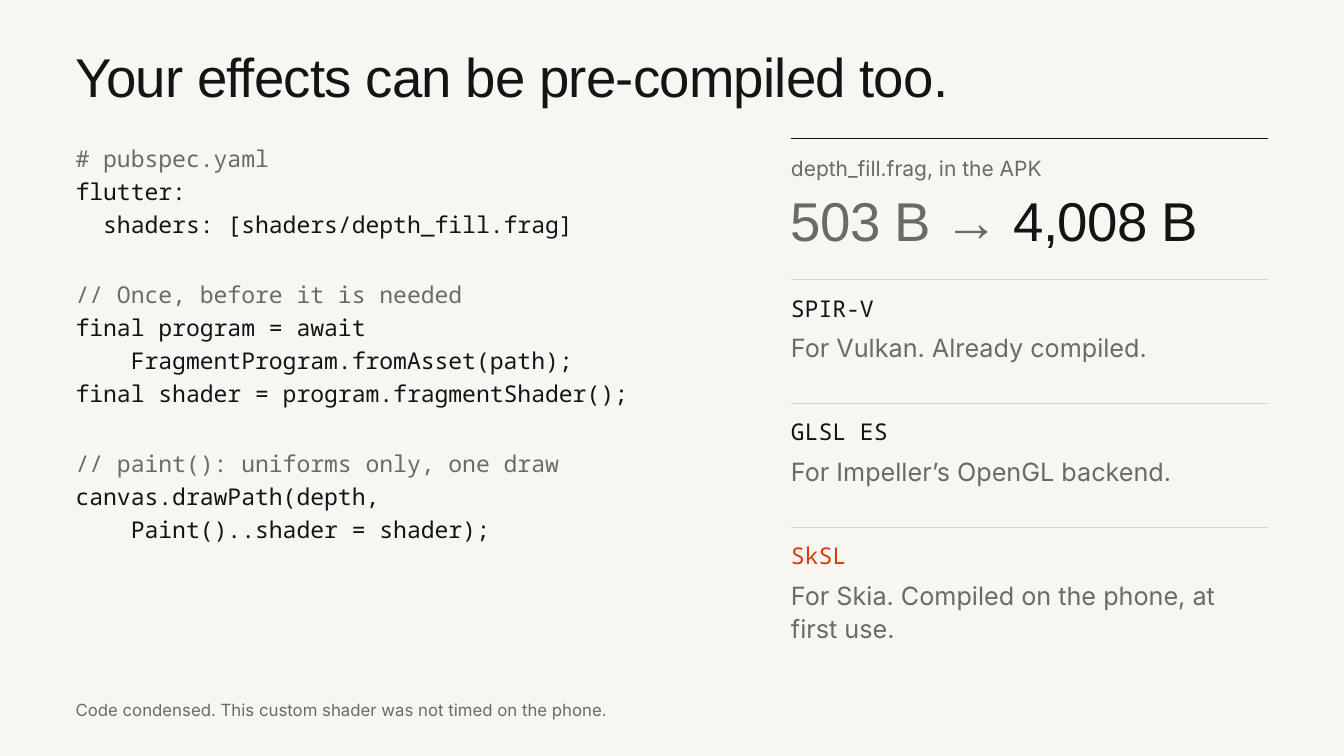
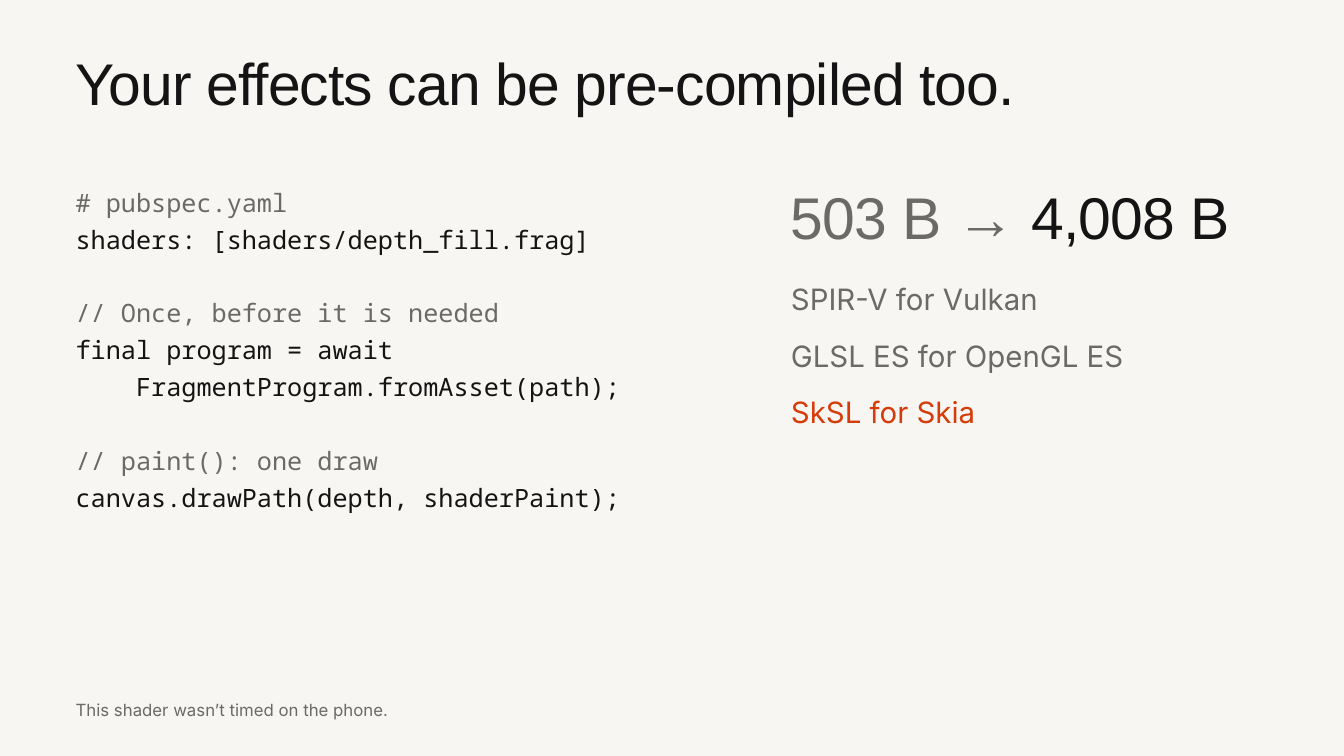
Before and after one commit to cm-collins/fluttercon-demo-app, a slide deck: slide 25 of docs/talk/slides/beyond-skia.pptx (slide 22 before the commit). Drawn at 1344x756 pixels with LibreOffice and Linux fonts; fonts in the diff are those of the drawing; background and template pictures are left out. Boxes give left, top, right and bottom in pixels: in the first picture for what was removed or moved away, otherwise in the second. Text is boxed around its words. In the diff, an @@ line names an element or a change of style, - is before the commit and + after.

```diff
--- a/docs/talk/slides/beyond-skia.pptx
+++ b/docs/talk/slides/beyond-skia.pptx
@@ title "Your effects can be pre-compiled ..." at [76, 62, 1014, 116]: size 39 to 42 pt @@
@@ line removed from (791, 139) to (1268, 139) @@
@@ text removed at [791, 160, 1042, 181] @@
-depth_fill.frag, in the APK
@@ text at [76, 182, 186, 201]: paragraph removed @@
-flutter:
@@ text at [76, 193, 620, 402]: size 16.5 to 18 pt in "# pubspec.yaml", "shaders: [shaders/depth_fill.frag]", "// Once, before it is needed", "final program = await" and 1 more places; line spacing 1.2 to 1.22 @@
@@ text "# pubspec.yaml": place and size @@
-text "# pubspec.yaml" at [76, 149, 628, 542]
+text "# pubspec.yaml" at [76, 193, 620, 513]
@@ text "503 B → 4,008 B" at [791, 198, 1229, 247]: size 39 to 42 pt @@
@@ line removed from (791, 279) to (1268, 279) @@
@@ text added at [791, 287, 1124, 424], 21 pt, text #6B6A66 @@
+SPIR-V for Vulkan
+GLSL ES for OpenGL ES
+SkSL for Skia
@@ text removed at [791, 300, 874, 318] @@
-SPIR-V
@@ text removed at [791, 338, 1146, 362] @@
-For Vulkan. Already compiled.
@@ line removed from (791, 403) to (1268, 403) @@
@@ text removed at [791, 423, 888, 441] @@
-GLSL ES
@@ text at [76, 451, 620, 513]: text changed; size 16.5 to 18 pt @@
-final shader = program.fragmentShader();
-// paint(): uniforms only, one draw
-canvas.drawPath(depth,
-Paint()..shader = shader);
+// paint(): one draw
+canvas.drawPath(depth, shaderPaint);
@@ text removed at [791, 462, 1171, 486] @@
-For Impeller’s OpenGL backend.
@@ line removed from (791, 527) to (1268, 527) @@
@@ text removed at [791, 546, 846, 565] @@
-SkSL
@@ text removed at [791, 586, 1215, 638] @@
-For Skia. Compiled on the phone, at first use.
@@ text at [76, 703, 388, 720]: text changed @@
-Code condensed. This custom shader was not timed on the phone.
+This shader wasn’t timed on the phone.
```
Also in this commit, not shown: 21 other slides changed, 9 slides added, 5 slides removed, 23 other files.
